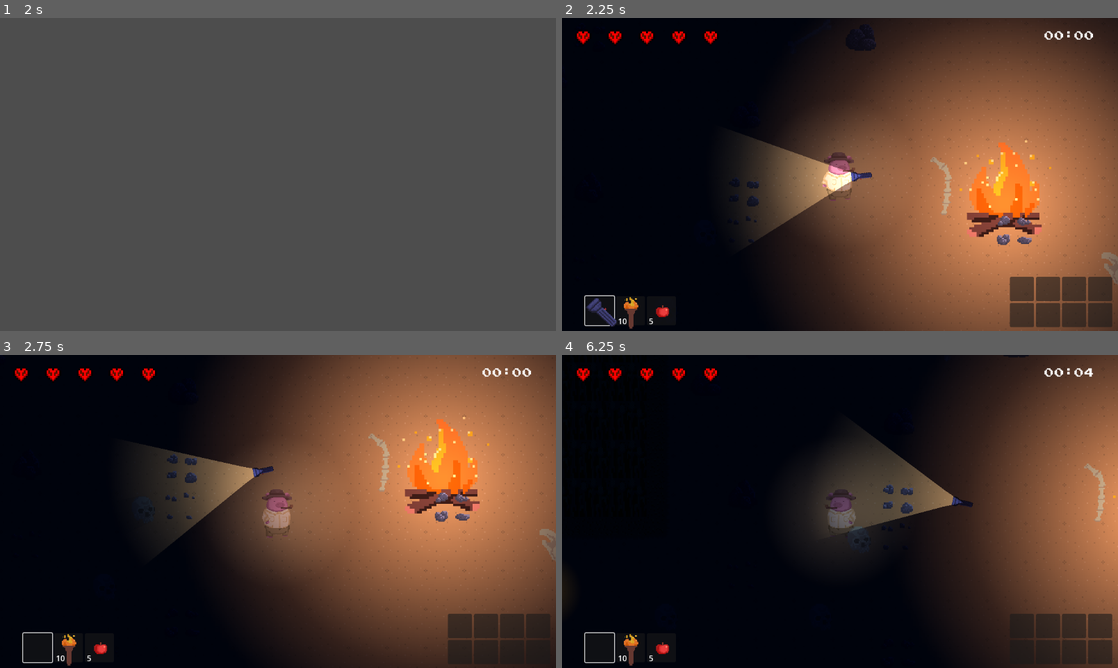
Above: before the commit, frames 1-4 (two rows, left to right).
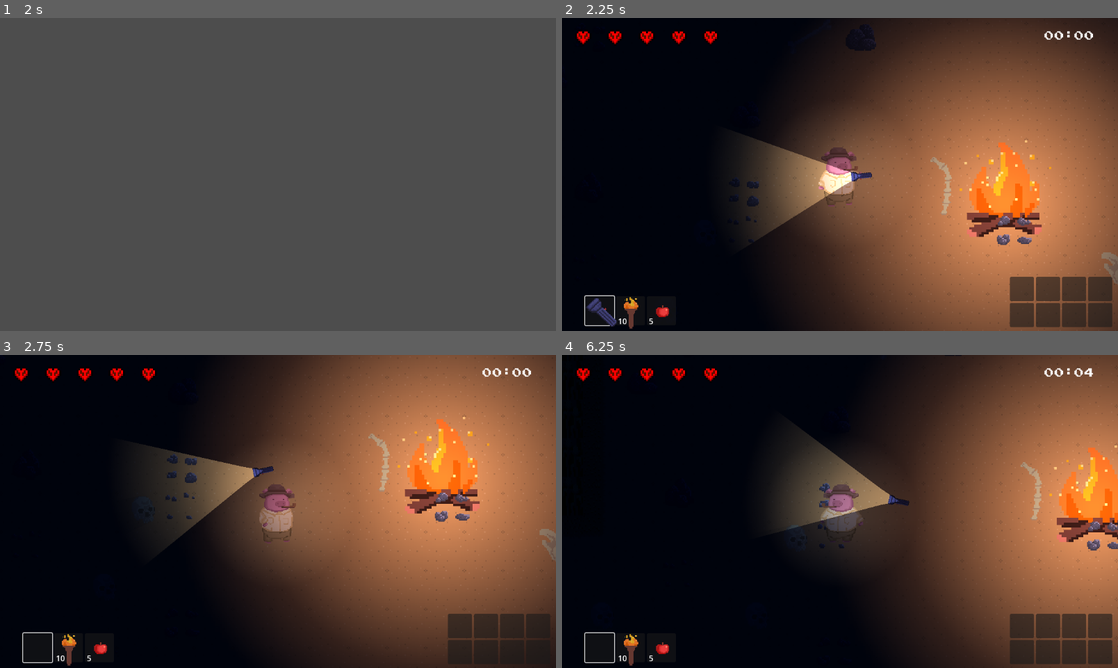
Above: after the commit, the same moments.

Repository: JasonLee4/MaizeRunnerGame
Game: Godot game, scene res://scenes/menus/main_menu.tscn
Two runs of this game, one before a commit and one after it. Both use one fixed random seed, a clock stepped at 60 frames per second and the inputs below. Sound files missing from this copy of the repository are replaced by a short silence.
Inputs (mouse positions are in pixels of both pictures, inside the frame that each line leads up to):
- Up to frame 1 (2 s): click (278, 180) at 0.5 s; tap Enter at 1.25 s; move the mouse to (400, 158) at 1.27 s; hold D (right) from 1.28 s (still down); tap Space (dash) at 1.35 s; click (400, 158) at 1.55 s
- Up to frame 2 (2.25 s): tap Space (dash) at 2 s; move the mouse to (728, 190) at 2.02 s; release D (right) at 2.03 s; hold S (down) from 2.03 s (still down); click (728, 190) at 2.1 s
- Up to frame 3 (2.75 s): keep holding S (down); right-click (166, 527) at 2.3 s
- Up to frame 4 (6.25 s): tap F (advance_dialogue) at 2.75, 3.5, 3.6, 4.25, 5 s; move the mouse to (895, 442) at 2.77 s; release S (down) at 2.78 s; hold D (right) 2.78-3.53 s; hold Right mouse button (secondary_action) 2.78-3.53 s; tap Space (dash) at 3.05, 4.35, 5.3 s; move the mouse to (812, 574) at 3.52 s; hold W (up) 3.53-4.28 s; click (812, 574) at 3.8 s; move the mouse to (1006, 558) at 4.27 s; hold Right mouse button (secondary_action) 4.28-5.03 s; hold A (left) 4.28-5.78 s; tap R (reload) at 4.9 s; move the mouse to (673, 464) at 5.02 s; click (673, 464) at 5.1 s; move the mouse to (867, 511) at 5.77 s; hold S (down) from 5.78 s (still down); hold Mouse wheel down (scroll_down) from 5.78 s (still down); click (867, 511) at 6.05 s

Frame 1 is identical in both runs. In frame 2, 0.5% of the frame differs, in the area x 46-54%, y 41-61%; in frame 3, 0.4%; in frame 4, 40%, in the area x 0-100%, y 0-100%.

Commit message:
pig sprite smoothing animations

Diff:
--- a/scenes/characters/Pig.gd
+++ b/scenes/characters/Pig.gd
@@ -38,26 +38,17 @@
 #@export var inv: Inventory
 signal camera_shake
 
+# true = facing right, false = facing left
+var pigfacing = true
 
 func _ready():
 
 	Globals.pig = $"."
 	print("pig inst")
 	hotbar.connect("hotbar_select", change_tool)
-	$Sprite2D.frame = 3
 	change_tool(0)
 	traj_line.clear_points()
-
-#func craft():
-	#if inv.slots[0].amount >= 2:
-		#print("crafting... using wood...")
-		#inv.remove_item(inv.slots[0].item, 2)
-		#print(inv.slots[0].amount)
-		#collect(fire_place.inv_item)
-
-	#print("crafting... using coal and wood...")
-	#inv.remove_item2(["Wood", "Coal"], [2,1])
-
+	$Torch.play()
 
 
 func _physics_process(delta):
@@ -74,31 +65,43 @@
 		elif state_machine.selected_state.name == "state_moving":
 			$Sprite2D.visible = true
 			$Roll.visible = false
+			if velocity.x < 0:
+					pigfacing = false
+					$Sprite2D.flip_h = true
+					$Roll.flip_h = true
+					$Torch.rotation = abs($Torch.rotation)
+			elif velocity.x > 0:
+					pigfacing = true
+					$Sprite2D.flip_h = false
+					$Roll.flip_h = false
+					$Torch.rotation = -1*abs($Torch.rotation)
+
 			if flashlight_equipped or torch_equipped:
-
-				$AnimationPlayer.play("pigwalk_equip")
+				if pigfacing:
+					$AnimationPlayer.play("pigwalk_equip_right")
+				else:
+					$AnimationPlayer.play("pigwalk_equip_left")
+
 			else:
 				$AnimationPlayer.play("pigwalk")
 
-		elif state_machine.selected_state.name == "state_idle":
+
+
+
+	else:
+		$AnimationPlayer.stop(true)
+		if pigfacing:
+			$Torch.position.x = abs($Torch.position.x)
+		else:
+			$Torch.position.x = -1 * abs($Torch.position.x)
+
+
+		if state_machine.selected_state.name == "state_idle":
 			$Sprite2D.visible = true
 			$Roll.visible = false
-			$AnimationPlayer.stop()
-
-		if velocity.x < 0:
-			$Sprite2D.flip_h = true
-			$weapon_sprite.flip_h = true
-			$Torch.rotation = abs($Torch.rotation)
-
-			$Roll.flip_h = true
-		elif velocity.x > 0:
-			$Sprite2D.flip_h = false
-			$weapon_sprite.flip_h = false
-			$Torch.rotation = -1*abs($Torch.rotation)
-			$Roll.flip_h = false
-
-	else:
-		$AnimationPlayer.stop()
+
+
+
 
 
 	move_and_slide()
@@ -126,32 +129,7 @@
 	print("dash is ready")
 	dashready = true
 
-#func equip_weapon(weaponsprite, bulletsprite):
-	#equipped = true
-	#$weapon_sprite.texture = load(weaponsprite)
-	#$weapon_sprite.visible = true
-	#curr_bullet_sprite = load(bulletsprite)
-	#pass
-	#
-
-
-#ranged ability
-#func shoot():
-	#if Input.is_action_just_pressed("primary_action") and shootready and equipped:
-		#shootready = false
-		#var pb = pigbullet_scene.instantiate()
-		#pb.get_node("Sprite2D").texture = curr_bullet_sprite
-		#get_parent().add_child(pb)
-		#pb.global_position = $Marker2D.global_position
-		#var dir = (get_global_mouse_position() - pb.global_position).normalized()
-		##pb.global_rotation = dir.angle() + PI / 2.0
-		#pb.direction = dir
-		#
-		#$shoot_cooldown.start()
-
-#
-#func _on_shoot_cooldown_timeout():
-	#shootready = true
+
 
 
 func player():
@@ -233,6 +211,9 @@
 				get_tree().current_scene.add_child(tr)
 
 				torch_speed = 0
+				if !Globals.inv.contains(torch_resource):
+					torch_equipped = false
+					$Torch.visible = false
 		#else:
 			#$Tool_Sprite.visible = false
 	else:
@@ -294,16 +275,17 @@
 		flashlight.light_on = false
 		flashlight.equipped = false
 		consumable_equipped = false
-	return toggle_tool_sprites()
+	toggle_tool_sprites()
 
 func toggle_tool_sprites():
 	$Torch.visible = torch_equipped
+
 	if torch_equipped or flashlight_equipped:
 		$Sprite2D.frame = 9
-		$AnimationPlayer.play("torch")
 	else:
 		$Sprite2D.frame = 3
-	return 0
+
+
 
 func consumable_use(delta):
 	var toolString = current_tool.item.useScript
@@ -339,6 +321,7 @@
 	if current_tool.amount == 0:
 		consumable_equipped = false
 
+
 func update_trajectory(spd_val):
 	var pos = global_position
 
--- a/scenes/characters/pig.tscn
+++ b/scenes/characters/pig.tscn
@@ -7,13 +7,13 @@
 [ext_resource type="PackedScene" uid="uid://bl5yl2pomtmqm" path="res://scenes/lights/flashlight.tscn" id="4_33qj8"]
 [ext_resource type="Script" path="res://scenes/states/state_moving.gd" id="4_75rr4"]
 [ext_resource type="Script" path="res://scenes/states/state_rolling.gd" id="4_a3gfp"]
-[ext_resource type="Texture2D" uid="uid://1m6kvuxu25w5" path="res://assets/spritesheets/whitecircle.png" id="4_ws5bl"]
 [ext_resource type="Texture2D" uid="uid://dkj0nu7jyyh65" path="res://assets/spritesheets/torchhh1.png" id="5_e87gt"]
 [ext_resource type="Script" path="res://scenes/levels/Camera.gd" id="10_sbke0"]
 [ext_resource type="Script" path="res://scenes/states/state_idle.gd" id="10_w0bou"]
 
 [sub_resource type="CapsuleShape2D" id="CapsuleShape2D_a3r7q"]
-height = 28.0
+radius = 13.5
+height = 48.75
 
 [sub_resource type="Gradient" id="Gradient_su8b3"]
 offsets = PackedFloat32Array(0, 0.7173)
@@ -23,6 +23,42 @@
 gradient = SubResource("Gradient_su8b3")
 fill = 1
 fill_from = Vector2(0.5, 0.5)
+
+[sub_resource type="AtlasTexture" id="AtlasTexture_6tisv"]
+atlas = ExtResource("5_e87gt")
+region = Rect2(0, 0, 48, 48)
+
+[sub_resource type="AtlasTexture" id="AtlasTexture_7cxn5"]
+atlas = ExtResource("5_e87gt")
+region = Rect2(48, 0, 48, 48)
+
+[sub_resource type="AtlasTexture" id="AtlasTexture_fxf3s"]
+atlas = ExtResource("5_e87gt")
+region = Rect2(96, 0, 48, 48)
+
+[sub_resource type="AtlasTexture" id="AtlasTexture_2j2cb"]
+atlas = ExtResource("5_e87gt")
+region = Rect2(144, 0, 48, 48)
+
+[sub_resource type="SpriteFrames" id="SpriteFrames_mwlb7"]
+animations = [{
+"frames": [{
+"duration": 1.0,
+"texture": SubResource("AtlasTexture_6tisv")
+}, {
+"duration": 1.0,
+"texture": SubResource("AtlasTexture_7cxn5")
+}, {
+"duration": 1.0,
+"texture": SubResource("AtlasTexture_fxf3s")
+}, {
+"duration": 1.0,
+"texture": SubResource("AtlasTexture_2j2cb")
+}],
+"loop": true,
+"name": &"torch",
+"speed": 1.0
+}]
 
 [sub_resource type="Animation" id="Animation_kn2r4"]
 length = 0.001
@@ -97,6 +133,30 @@
 "transitions": PackedFloat32Array(1),
 "update": 1,
 "values": [0]
+}
+tracks/6/type = "value"
+tracks/6/imported = false
+tracks/6/enabled = true
+tracks/6/path = NodePath("Sprite2D:flip_h")
+tracks/6/interp = 1
+tracks/6/loop_wrap = true
+tracks/6/keys = {
+"times": PackedFloat32Array(0),
+"transitions": PackedFloat32Array(1),
+"update": 1,
+"values": [true]
+}
+tracks/7/type = "value"
+tracks/7/imported = false
+tracks/7/enabled = true
+tracks/7/path = NodePath("Torch:animation")
+tracks/7/interp = 1
+tracks/7/loop_wrap = true
+tracks/7/keys = {
+"times": PackedFloat32Array(0),
+"transitions": PackedFloat32Array(1),
+"update": 1,
+"values": [&"torch"]
 }
 
 [sub_resource type="Animation" id="Animation_ykrt1"]
@@ -175,10 +235,10 @@
 tracks/0/interp = 1
 tracks/0/loop_wrap = true
 tracks/0/keys = {
-"times": PackedFloat32Array(0, 0.1, 0.2, 0.3, 0.4, 0.8),
-"transitions": PackedFloat32Array(1, 1, 1, 1, 1, 1),
-"update": 1,
-"values": [8, 8, 9, 8, 9, 0]
+"times": PackedFloat32Array(0, 0.1, 0.2, 0.3, 0.4),
+"transitions": PackedFloat32Array(1, 1, 1, 1, 1),
+"update": 1,
+"values": [8, 8, 9, 8, 9]
 }
 
 [sub_resource type="Animation" id="Animation_utpj3"]
@@ -199,8 +259,26 @@
 "values": [3, 4, 5, 6, 7]
 }
 
+[sub_resource type="Animation" id="Animation_thuxf"]
+resource_name = "torch"
+length = 0.6
+loop_mode = 1
+step = 0.2
+tracks/0/type = "value"
+tracks/0/imported = false
+tracks/0/enabled = true
+tracks/0/path = NodePath("Torch:frame")
+tracks/0/interp = 1
+tracks/0/loop_wrap = true
+tracks/0/keys = {
+"times": PackedFloat32Array(0, 0.2, 0.4, 0.6),
+"transitions": PackedFloat32Array(1, 1, 1, 1),
+"update": 1,
+"values": [0, 1, 2, 3]
+}
+
 [sub_resource type="Animation" id="Animation_yvqkv"]
-resource_name = "pigwalk_equip"
+resource_name = "pigwalk_equip_right"
 loop_mode = 1
 step = 0.2
 tracks/0/type = "value"
@@ -251,23 +329,106 @@
 "update": 0,
 "values": [Vector2(16, 1)]
 }
-
-[sub_resource type="Animation" id="Animation_thuxf"]
-resource_name = "torch"
-length = 0.6
+tracks/4/type = "value"
+tracks/4/imported = false
+tracks/4/enabled = true
+tracks/4/path = NodePath("Sprite2D:flip_h")
+tracks/4/interp = 1
+tracks/4/loop_wrap = true
+tracks/4/keys = {
+"times": PackedFloat32Array(0),
+"transitions": PackedFloat32Array(1),
+"update": 1,
+"values": [false]
+}
+tracks/5/type = "value"
+tracks/5/imported = false
+tracks/5/enabled = true
+tracks/5/path = NodePath("Torch:animation")
+tracks/5/interp = 1
+tracks/5/loop_wrap = true
+tracks/5/keys = {
+"times": PackedFloat32Array(0),
+"transitions": PackedFloat32Array(1),
+"update": 1,
+"values": [&"torch"]
+}
+
+[sub_resource type="Animation" id="Animation_13uwa"]
+resource_name = "pigwalk_equip_left"
 loop_mode = 1
 step = 0.2
 tracks/0/type = "value"
 tracks/0/imported = false
 tracks/0/enabled = true
-tracks/0/path = NodePath("Torch:frame")
-tracks/0/interp = 1
-tracks/0/loop_wrap = true
-tracks/0/keys = {
-"times": PackedFloat32Array(0, 0.2, 0.4, 0.6),
-"transitions": PackedFloat32Array(1, 1, 1, 1),
-"update": 1,
-"values": [0, 1, 2, 3]
+tracks/0/path = NodePath("Sprite2D:frame")
+tracks/0/interp = 1
+tracks/0/loop_wrap = true
+tracks/0/keys = {
+"times": PackedFloat32Array(0, 0.2, 0.4, 0.6, 0.8, 1),
+"transitions": PackedFloat32Array(1, 1, 1, 1, 1, 1),
+"update": 1,
+"values": [9, 10, 11, 12, 13, 14]
+}
+tracks/1/type = "value"
+tracks/1/imported = false
+tracks/1/enabled = true
+tracks/1/path = NodePath("Torch:position")
+tracks/1/interp = 1
+tracks/1/loop_wrap = true
+tracks/1/keys = {
+"times": PackedFloat32Array(0),
+"transitions": PackedFloat32Array(1),
+"update": 0,
+"values": [Vector2(-16, -7)]
+}
+tracks/2/type = "value"
+tracks/2/imported = false
+tracks/2/enabled = true
+tracks/2/path = NodePath("Torch:rotation")
+tracks/2/interp = 1
+tracks/2/loop_wrap = true
+tracks/2/keys = {
+"times": PackedFloat32Array(0),
+"transitions": PackedFloat32Array(1),
+"update": 0,
+"values": [0.00868974]
+}
+tracks/3/type = "value"
+tracks/3/imported = false
+tracks/3/enabled = true
+tracks/3/path = NodePath("Flashlight:position")
+tracks/3/interp = 1
+tracks/3/loop_wrap = true
+tracks/3/keys = {
+"times": PackedFloat32Array(0),
+"transitions": PackedFloat32Array(1),
+"update": 0,
+"values": [Vector2(-16, 1)]
+}
+tracks/4/type = "value"
+tracks/4/imported = false
+tracks/4/enabled = true
+tracks/4/path = NodePath("Sprite2D:flip_h")
+tracks/4/interp = 1
+tracks/4/loop_wrap = true
+tracks/4/keys = {
+"times": PackedFloat32Array(0),
+"transitions": PackedFloat32Array(1),
+"update": 1,
+"values": [true]
+}
+tracks/5/type = "value"
+tracks/5/imported = false
+tracks/5/enabled = true
+tracks/5/path = NodePath("Torch:animation")
+tracks/5/interp = 1
+tracks/5/loop_wrap = true
+tracks/5/keys = {
+"times": PackedFloat32Array(0),
+"transitions": PackedFloat32Array(1),
+"update": 1,
+"values": [&"torch"]
 }
 
 [sub_resource type="AnimationLibrary" id="AnimationLibrary_07awo"]
@@ -276,13 +437,14 @@
 "pigidle": SubResource("Animation_ykrt1"),
 "pigroll": SubResource("Animation_87a35"),
 "pigwalk": SubResource("Animation_utpj3"),
-"pigwalk_equip": SubResource("Animation_yvqkv"),
+"pigwalk_equip_left": SubResource("Animation_13uwa"),
+"pigwalk_equip_right": SubResource("Animation_yvqkv"),
 "torch": SubResource("Animation_thuxf")
 }
 
 [sub_resource type="CapsuleShape2D" id="CapsuleShape2D_w6u8y"]
-radius = 16.0
-height = 32.0
+radius = 11.5
+height = 41.45
 
 [sub_resource type="CanvasItemMaterial" id="CanvasItemMaterial_mwk50"]
 blend_mode = 1
@@ -340,26 +502,17 @@
 collision_mask = 14
 script = ExtResource("1_hx4hr")
 
+[node name="Sprite2D" type="Sprite2D" parent="."]
+scale = Vector2(0.6, 0.6)
+texture = ExtResource("3_74h5l")
+flip_h = true
+hframes = 15
+frame = 3
+
 [node name="CollisionShape2D" type="CollisionShape2D" parent="."]
 y_sort_enabled = true
-rotation = 1.5708
+position = Vector2(0, 1.73)
 shape = SubResource("CapsuleShape2D_a3r7q")
-
-[node name="weapon_sprite" type="Sprite2D" parent="."]
-visible = false
-position = Vector2(0, -13)
-scale = Vector2(0.864583, 0.958333)
-
-[node name="PointLight2D" type="PointLight2D" parent="weapon_sprite"]
-position = Vector2(1.52588e-05, 14.6087)
-scale = Vector2(3.485, 2.5)
-texture = ExtResource("4_ws5bl")
-
-[node name="Sprite2D" type="Sprite2D" parent="."]
-scale = Vector2(0.5, 0.5)
-texture = ExtResource("3_74h5l")
-hframes = 15
-frame = 3
 
 [node name="DefaultCircleLight" type="Node2D" parent="."]
 rotation = -0.483456
@@ -373,16 +526,16 @@
 texture_scale = 5.0
 
 [node name="Flashlight" parent="." instance=ExtResource("4_33qj8")]
+visible = false
 position = Vector2(16, 1)
 rotation = 0.412987
 
-[node name="Torch" type="Sprite2D" parent="."]
-visible = false
+[node name="Torch" type="AnimatedSprite2D" parent="."]
 position = Vector2(16, -6)
 rotation = 0.00868974
-scale = Vector2(0.4, 0.4)
-texture = ExtResource("5_e87gt")
-hframes = 4
+scale = Vector2(0.5, 0.5)
+sprite_frames = SubResource("SpriteFrames_mwlb7")
+animation = &"torch"
 
 [node name="PointLight2D" type="PointLight2D" parent="Torch"]
 position = Vector2(2.52331, 8.10142)
@@ -415,12 +568,10 @@
 collision_mask = 2
 
 [node name="CollisionShape2D" type="CollisionShape2D" parent="pig_hitbox"]
+position = Vector2(0, 1.445)
 shape = SubResource("CapsuleShape2D_w6u8y")
 
 [node name="dmg_iframe_cooldown" type="Timer" parent="."]
-
-[node name="dash_cooldown" type="Timer" parent="."]
-wait_time = 4.0
 
 [node name="player_state_machine" type="Node" parent="."]
 script = ExtResource("3_e2ml4")
@@ -482,7 +633,6 @@
 [connection signal="body_entered" from="pig_hitbox" to="." method="_on_pig_hitbox_body_entered"]
 [connection signal="body_exited" from="pig_hitbox" to="." method="_on_pig_hitbox_body_exited"]
 [connection signal="timeout" from="dmg_iframe_cooldown" to="." method="_on_dmg_iframe_cooldown_timeout"]
-[connection signal="timeout" from="dash_cooldown" to="." method="_on_dash_cooldown_timeout"]
 [connection signal="timeout" from="player_state_machine/state_rolling/RollTime" to="player_state_machine/state_rolling" method="_on_roll_time_timeout"]
 [connection signal="timeout" from="player_state_machine/state_moving/RollCooldown" to="player_state_machine/state_moving" method="_on_roll_cooldown_timeout"]
 [connection signal="timeout" from="player_state_machine/state_idle/IdleCooldown" to="player_state_machine/state_idle" method="_on_idle_cooldown_timeout"]
--- a/scenes/states/state_idle.gd
+++ b/scenes/states/state_idle.gd
@@ -5,7 +5,7 @@
 
 func _enter(args := []) -> void:
 	print("Entered player idle state...")
-	animation_player.stop()
+
 	$IdleCooldown.start()
 
 
@@ -31,11 +31,12 @@
 
 
 func _on_idle_cooldown_timeout():
-	print("playing idle animation [idle state]")
+	#print("playing idle animation [idle state]")
 	#var randii = randi()%2
 	#print(randii)
 	#if randii == 0:
-	animation_player.play("pigidle")
+	#animation_player.play("pigidle")
+	pass
 	#else:
 		#player.get_node("Wave").visible = true
 		#player.get_node("Sprite2D").visible = false
Not shown: 1 places in scenes/characters/pig.tscn that only renumber resources
